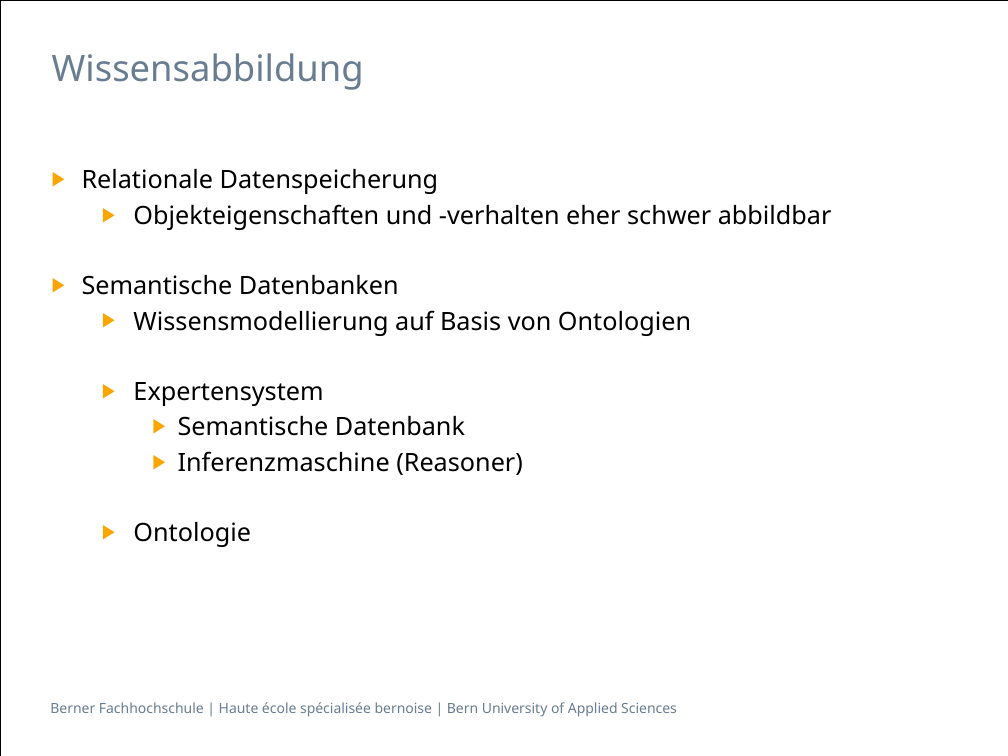
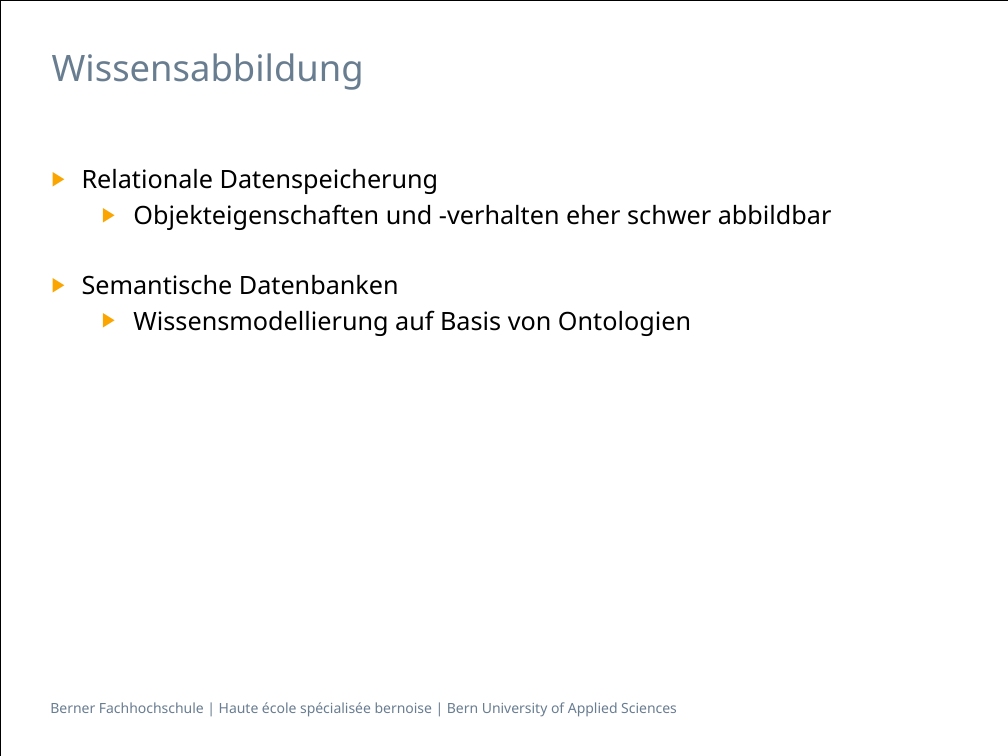
Before and after one commit to gunzm1/ElephantSearch, a slide deck: slide 4 of Doc/Semantische Datenbanken_bfh.pptx. Drawn at 1008x756 pixels with LibreOffice and Linux fonts; fonts in the diff are those of the drawing. Boxes give left, top, right and bottom in pixels: in the first picture for what was removed or moved away, otherwise in the second. Text is boxed around its words. In the diff, an @@ line names an element or a change of style, - is before the commit and + after.

```diff
--- a/Doc/Semantische Datenbanken_bfh.pptx
+++ b/Doc/Semantische Datenbanken_bfh.pptx
@@ text at bbox=[133, 382, 523, 547]: paragraphs removed @@
-  ▶ Expertensystem
-    ▶ Semantische Datenbank
-    ▶ Inferenzmaschine (Reasoner)
-  ▶ Ontologie
```
Also in this commit, not shown: 5 other slides changed, 2 slides added, 2 other files.
